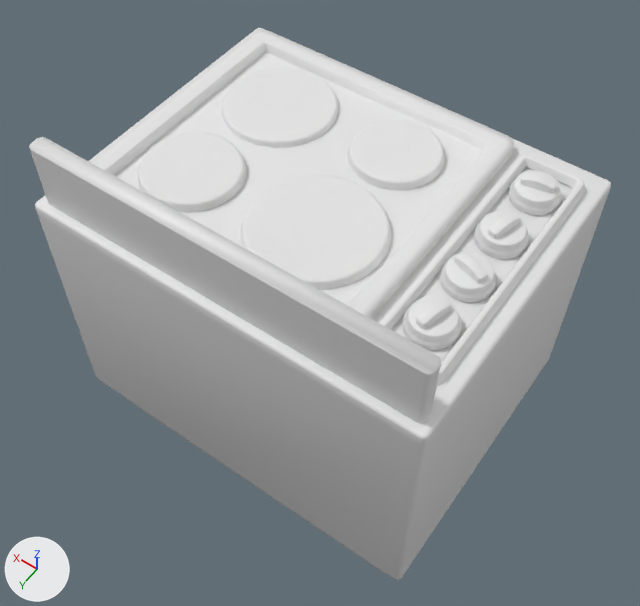
Renders of the FBX model Assets/Models/environment_cooker.fbx from each side of a commit.
One viewpoint serves both versions: a camera (50 mm lens) standing at (-0.639, 0.913, 1.751) and looking at (-0.001, 0.02, 0.347). Every picture has the same lights, and +X, +Y and +Z are marked at lower left. Where no turn or scale is listed for an object, it has been applied to the vertices.

The first picture shows 'environment_cooker'.
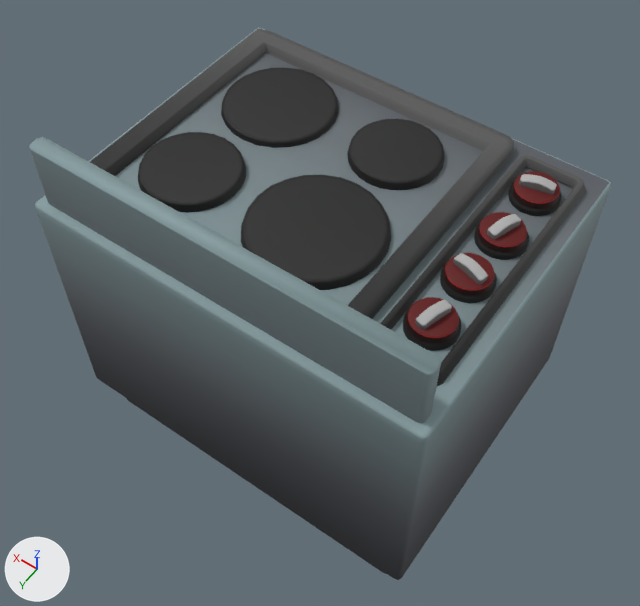
What differs and where, as boxes [x1, y1, x2, y2] in the pictures (640 x 606 px; the box of a moved part takes in the faces that stretch with it):
part 1 of me_environment_cooker, rebuilt: before [488, 213, 520, 239]; after [487, 214, 521, 239]
part 2 of me_environment_cooker, moved or reshaped: before [403, 170, 562, 350]; after [403, 171, 561, 351]
part 3 of me_environment_cooker, deleted: before [30, 150, 441, 423]
part 4 of me_environment_cooker, recoloured (white to grey): [29, 28, 611, 580] in both

What the commit changed:
Picture 'texture_atlas.psd' (img_texture_atlas_psd) is new.
Material 'Texture_atlas' (mat_texture_atlas) is new.
Its texture is img_texture_atlas_psd.
Its roughness is 0.69.
me_environment_cooker is used by ob_environment_cooker; location (0.0, 0.0, 0.0).
me_environment_cooker had 1946 vertices, 1668 faces and spanned x -0.4..0.4, y -0.32..0.32, z 0.0..0.769.
me_environment_cooker now has 1930 vertices, 1651 faces and spans x -0.4..0.4, y -0.32..0.32, z 0.0..0.769.
me_environment_cooker part 1: the loose piece of 100 vertices spanning x -0.319..-0.287, y -0.111..-0.049, z 0.624..0.686 is rebuilt with 100 vertices and now spans x -0.321..-0.286, y -0.111..-0.049, z 0.661..0.684, in mat_texture_atlas (picture img_texture_atlas_psd).
me_environment_cooker part 2: 1 vertex moved within x -0.273, y 0.031, z 0.678; 973 vertices removed from x -0.348..-0.258, y -0.246..0.189, z 0.624..0.686; 973 vertices added at x -0.348..-0.258, y -0.246..0.189, z 0.639..0.684.
me_environment_cooker part 3: 16 vertices removed from x -0.384..0.384, y 0.27..0.303, z 0.647.
me_environment_cooker part 4: 611 faces spanning x -0.4..0.4, y -0.32..0.32, z 0.0..0.769 switch from no material to mat_texture_atlas (picture img_texture_atlas_psd).
